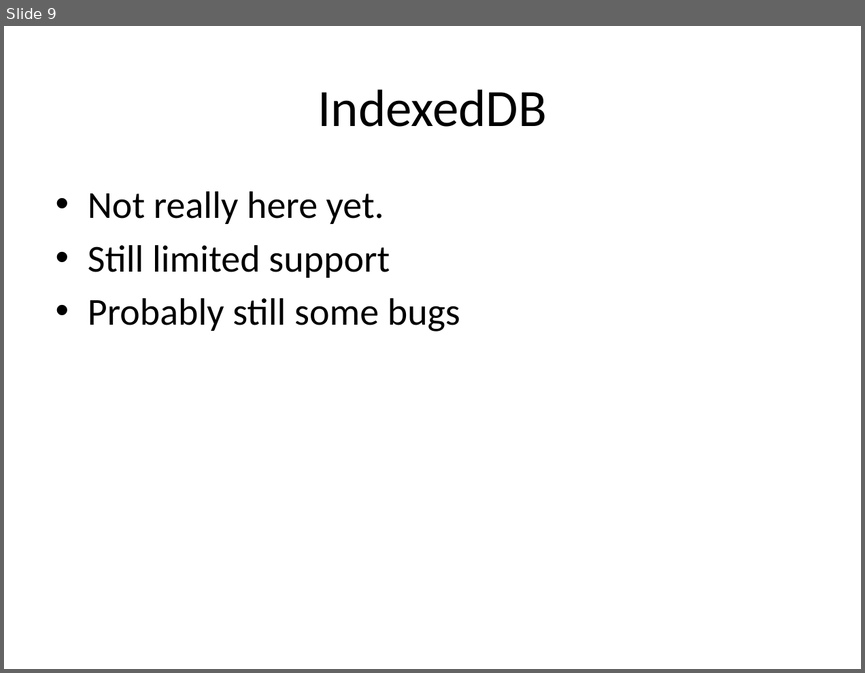
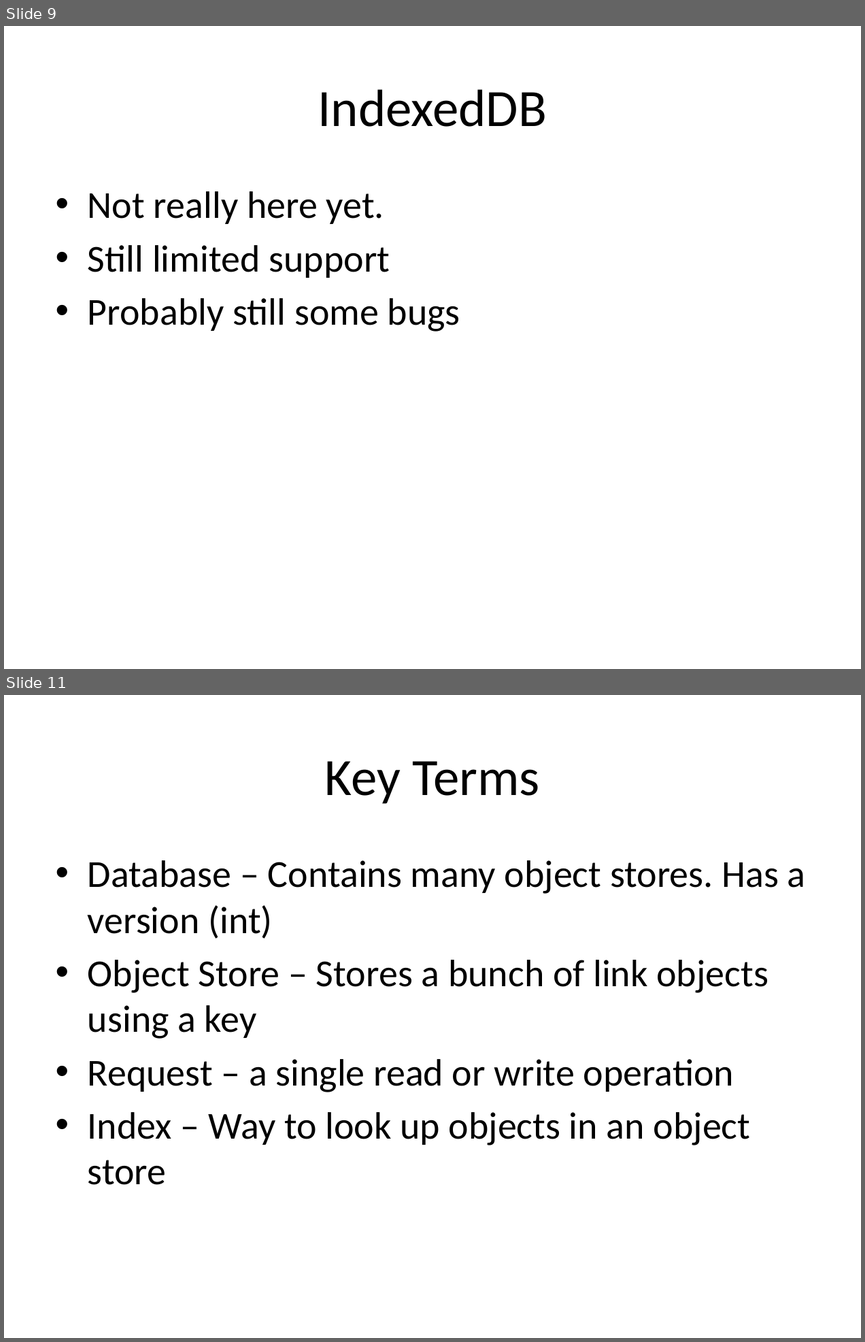
Before and after one commit to chadmichel/IndexedDB_And_Random_Presentation, a slide deck: IndexedDB_And_Random.pptx. Shown one above the other, each under a label of ours: slide 9 before the commit, slides 9 and 11 after it; the slides between them are not shown. The pictures are 865x673 and 865x1342 pixels, drawn with LibreOffice and Linux fonts; fonts in the diff are those of the drawing. Boxes give left, top, right and bottom in pixels: in the first picture for what was removed or moved away, otherwise in the second. Text is boxed around its words. In the diff, an @@ line names an element or a change of style, - is before the commit and + after.

```diff
--- a/IndexedDB_And_Random.pptx
+++ b/IndexedDB_And_Random.pptx
@@ slide 11 added at [4,695,861,1338], background #FFFFFF @@
@@ title added at [325,761,539,804], 44 pt, text #000000 @@
+Key Terms
@@ text added at [88,860,806,1185], 32 pt, text #000000 @@
+• Database – Contains many object stores. Has a version (int)
+• Object Store – Stores a bunch of link objects using a key
+• Request – a single read or write operation
+• Index – Way to look up objects in an object store
```
Also in this commit, not shown: 4 other slides added.
